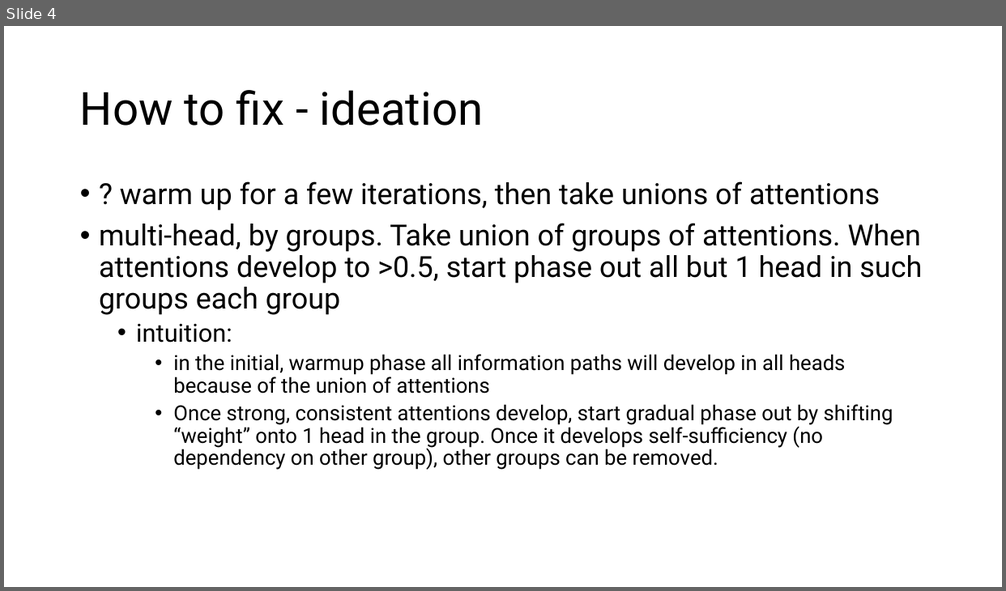
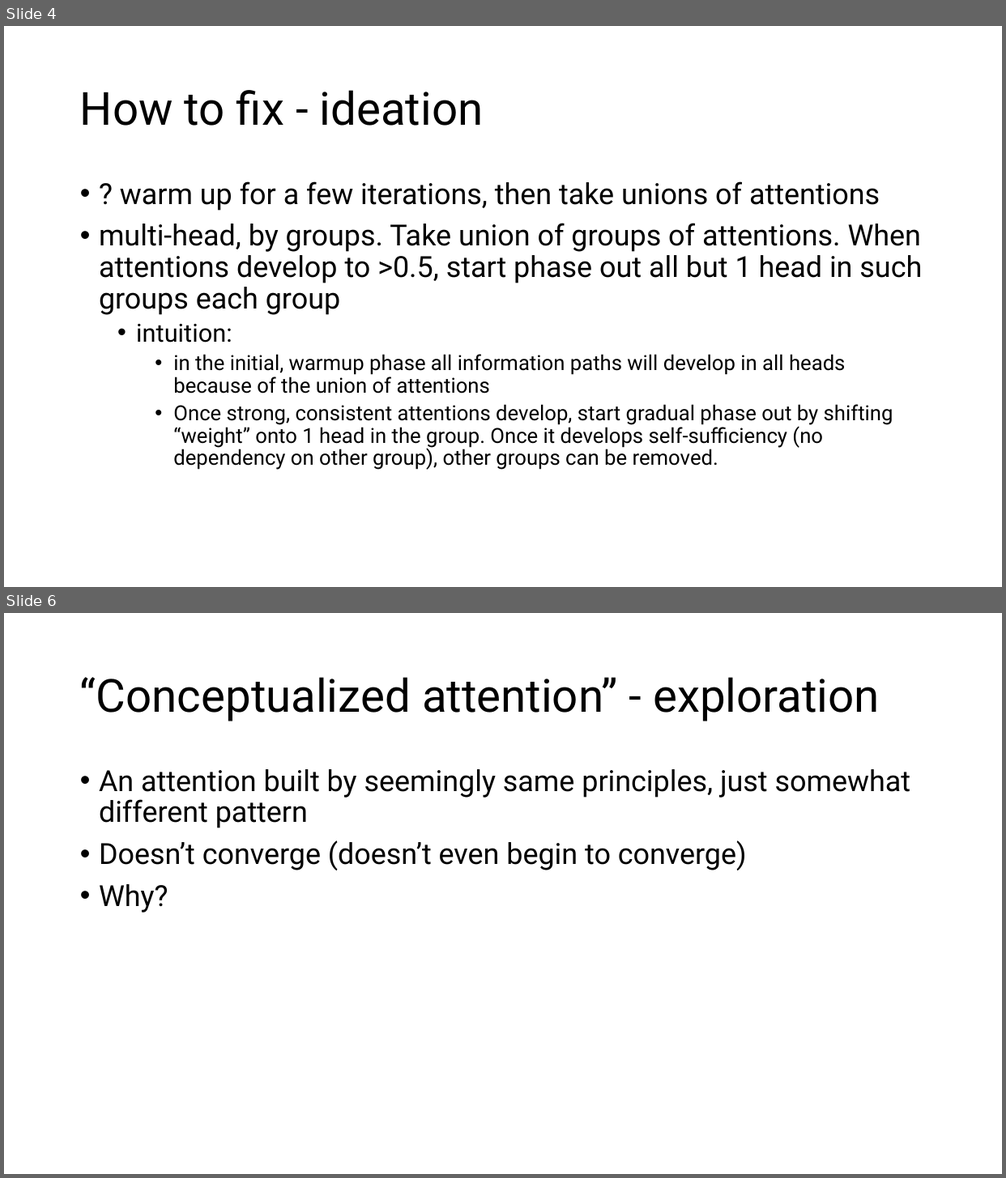
Before and after one commit to AlexTunlaw/eru, a slide deck: notes/2024 12 25 experiment 2.pptx. Shown one above the other, each under a label of ours: slide 4 before the commit, slides 4 and 6 after it; the slides between them are not shown. The pictures are 1006x591 and 1006x1178 pixels, drawn with LibreOffice and Linux fonts; fonts in the diff are those of the drawing. Boxes give left, top, right and bottom in pixels: in the first picture for what was removed or moved away, otherwise in the second. Text is boxed around its words. In the diff, an @@ line names an element or a change of style, - is before the commit and + after.

```diff
--- a/notes/2024 12 25 experiment 2.pptx
+++ b/notes/2024 12 25 experiment 2.pptx
@@ slide 6 added at [4,613,1002,1174], background #FFFFFF @@
@@ title added at [80,677,880,722], 44 pt, text #000000 @@
+“Conceptualized attention” - exploration
@@ text added at [99,769,910,913], 28 pt, text #000000 @@
+• An attention built by seemingly same principles, just somewhat different pattern
+• Doesn’t converge (doesn’t even begin to converge)
+• Why?
```
Also in this commit, not shown: 1 slide changed, 1 other slide added.
